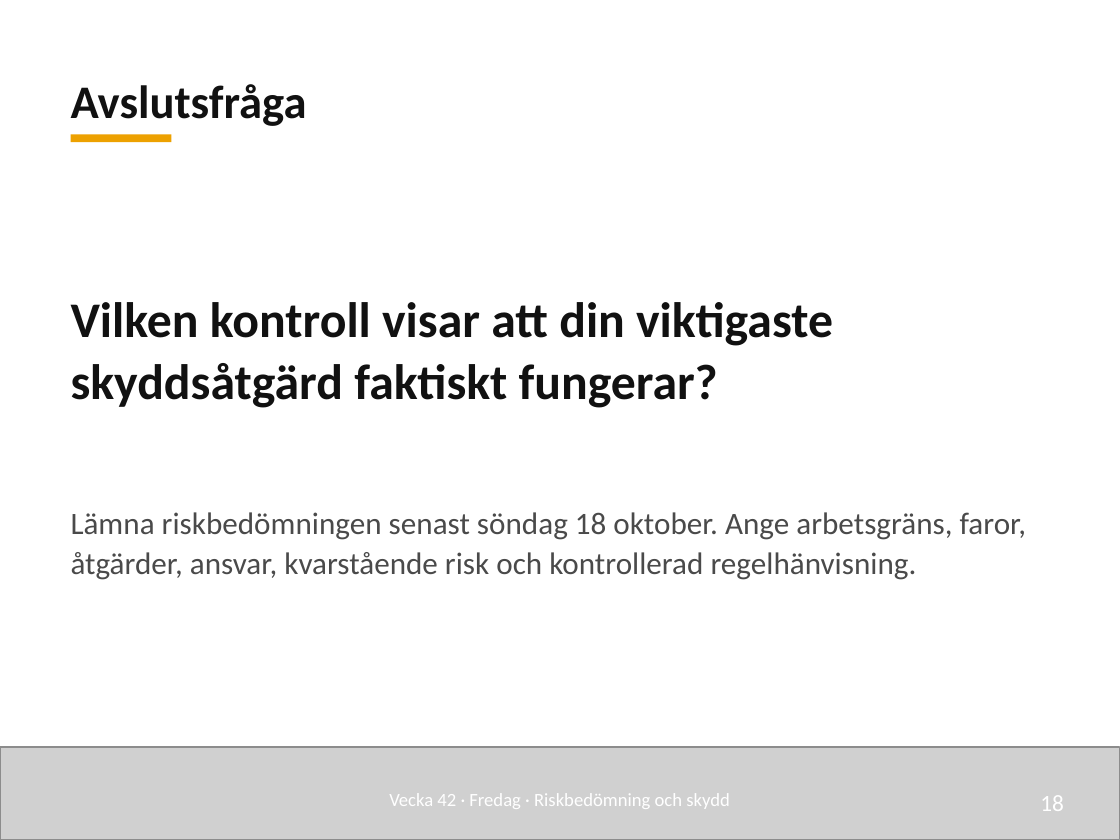
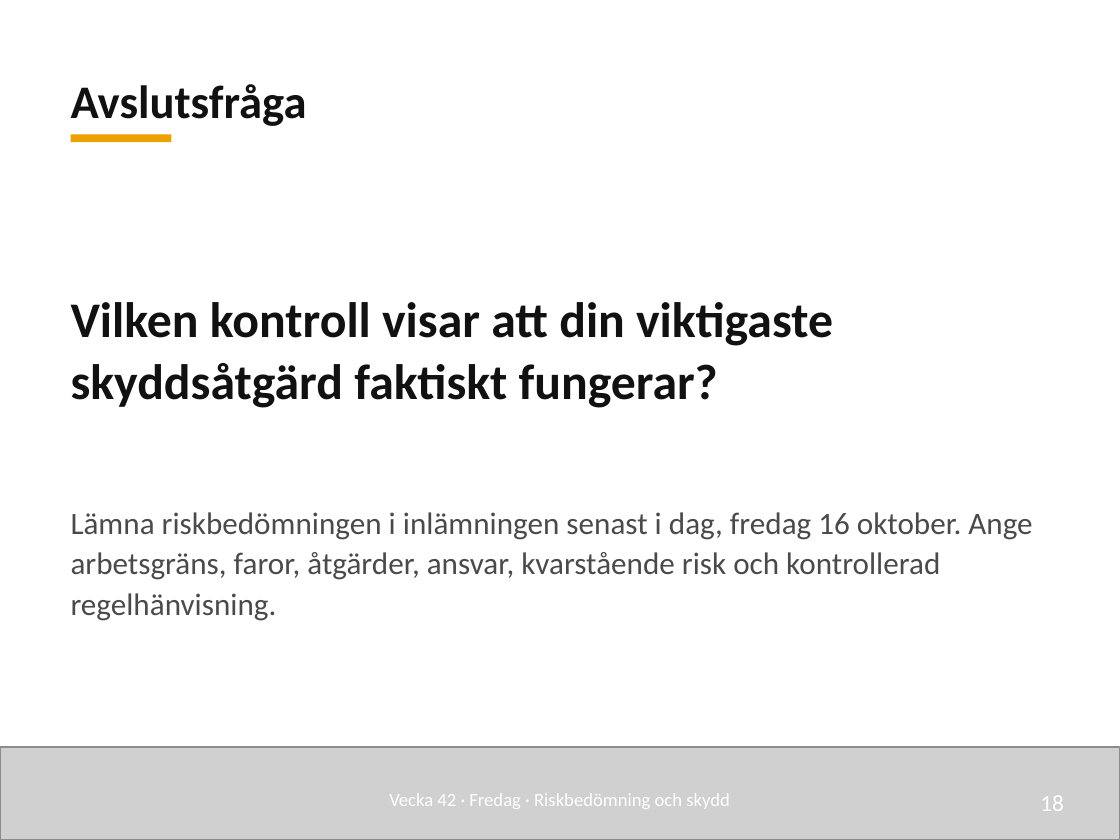
Before and after one commit to nj22az/nj22az.github.io, a slide deck: slide 18 of sjoskolan/vecka-42/aktuell/v42_03_Riskbedomning_och_skydd_elev.pptx. Drawn at 1120x840 pixels with LibreOffice and Linux fonts; fonts in the diff are those of the drawing; grey boxes stand for pictures. Boxes give left, top, right and bottom in pixels: in the first picture for what was removed or moved away, otherwise in the second. Text is boxed around its words. In the diff, an @@ line names an element or a change of style, - is before the commit and + after.

```diff
--- a/sjoskolan/vecka-42/aktuell/v42_03_Riskbedomning_och_skydd_elev.pptx
+++ b/sjoskolan/vecka-42/aktuell/v42_03_Riskbedomning_och_skydd_elev.pptx
@@ text at box(71, 512, 1032, 621): text changed @@
-Lämna riskbedömningen senast söndag 18 oktober. Ange arbetsgräns, faror, åtgärder, ansvar, kvarstående risk och kontrollerad regelhänvisning.
+Lämna riskbedömningen i inlämningen senast i dag, fredag 16 oktober. Ange arbetsgräns, faror, åtgärder, ansvar, kvarstående risk och kontrollerad regelhänvisning.
```
Also in this commit, not shown: 1 other slide changed, 41 other files.
